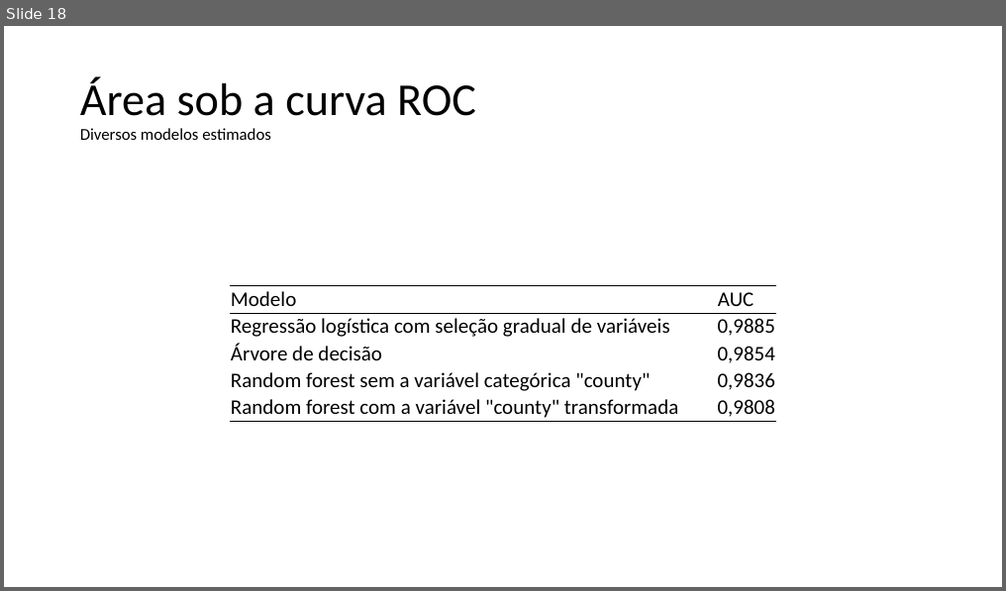
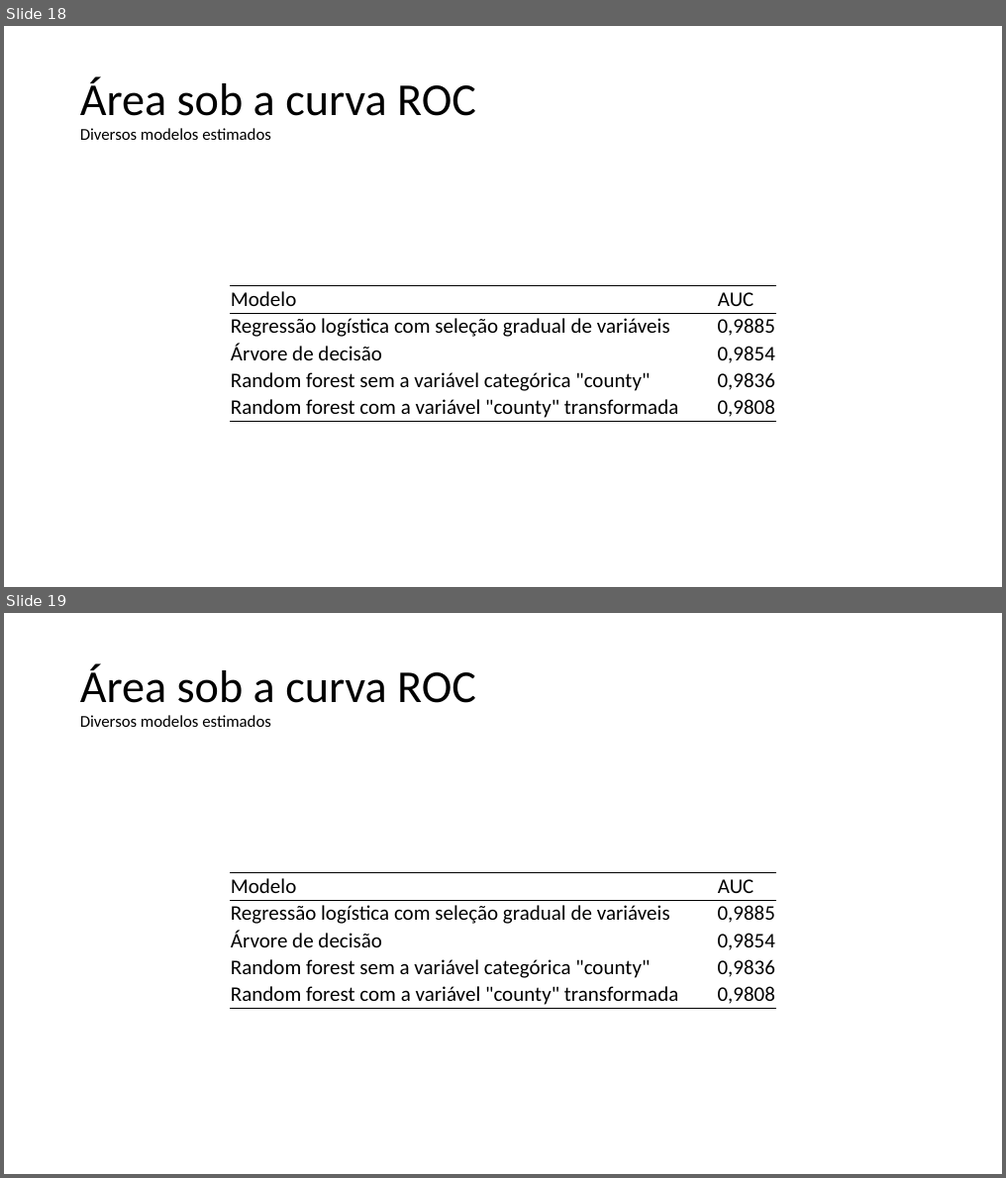
Before and after one commit to franzmonteiro/new_telco_churn, a slide deck: apresentacao.pptx. Shown one above the other, each under a label of ours: slide 18 before the commit, slides 18 and 19 after it. The pictures are 1006x591 and 1006x1178 pixels, drawn with LibreOffice and Linux fonts; fonts in the diff are those of the drawing; background and template pictures are left out. Boxes give left, top, right and bottom in pixels: in the first picture for what was removed or moved away, otherwise in the second. Text is boxed around its words. In the diff, an @@ line names an element or a change of style, - is before the commit and + after.

```diff
--- a/apresentacao.pptx
+++ b/apresentacao.pptx
@@ slide 19 added at <box>4,613,1002,1174</box>, background picture (left out) @@
@@ title added at <box>80,664,476,727</box>, 16 pt, text #000000 @@
+Área sob a curva ROC
+Diversos modelos estimados
@@ table added at <box>230,872,776,1009</box>, 5 rows, 2 columns @@
+Modelo | AUC
+Regressão logística com seleção gradual de variáveis | 0,9885
+Árvore de decisão | 0,9854
+Random forest sem a variável categórica "county" | 0,9836
+Random forest com a variável "county" transformada | 0,9808
```
Also in this commit, not shown: 2 slides changed.
